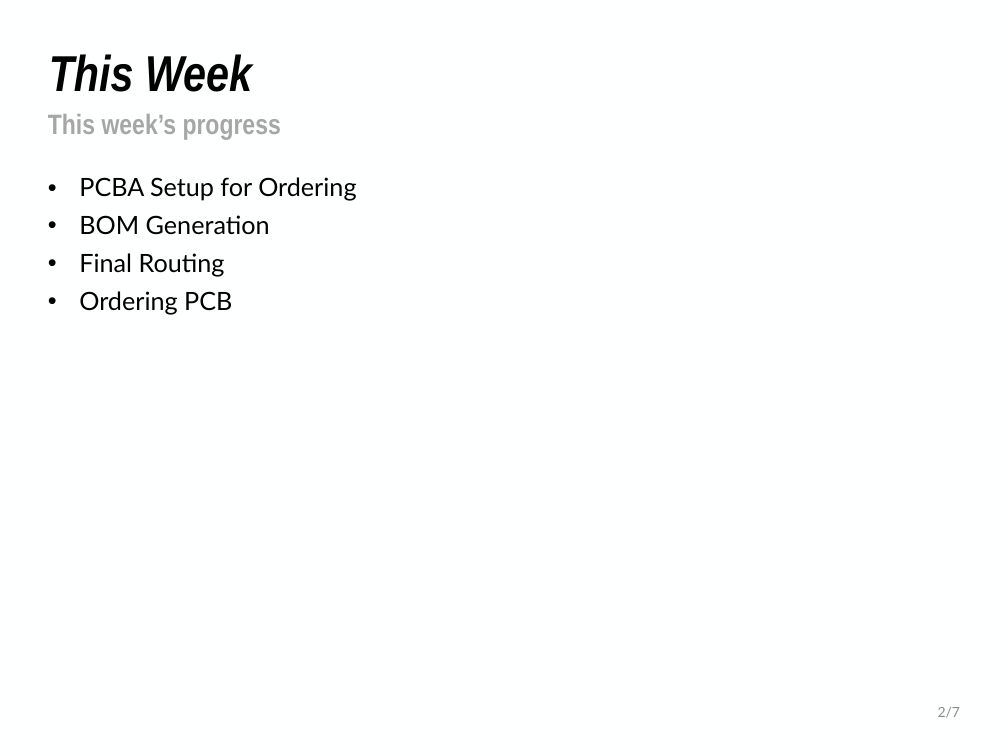
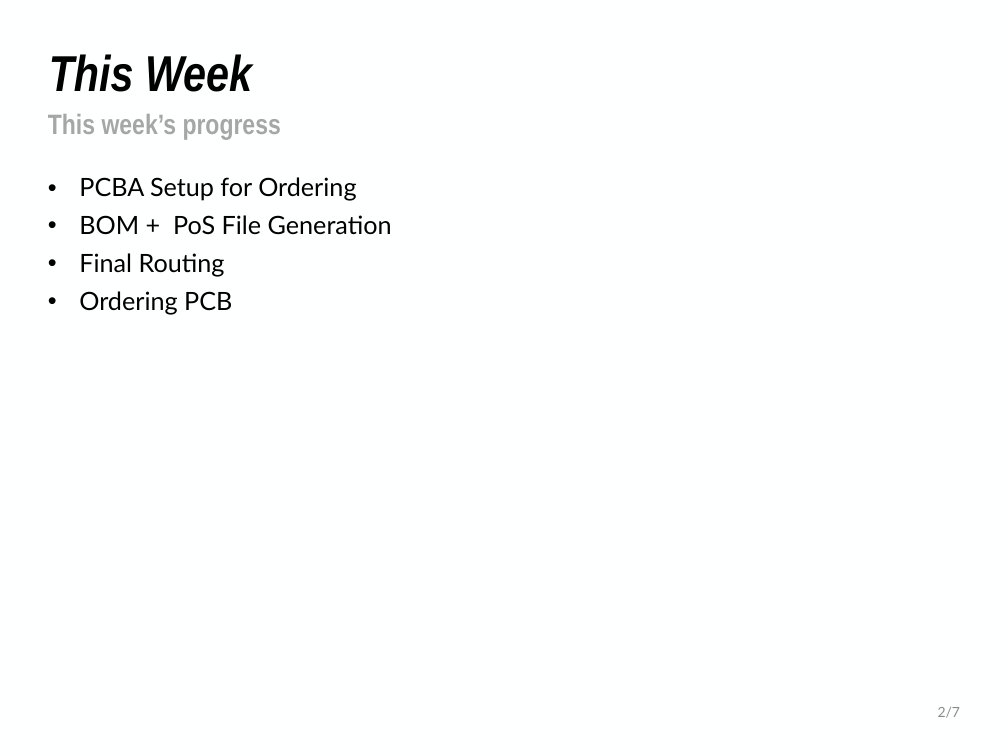
Before and after one commit to NHuang58/Biomedical_Device_PCB, a slide deck: slide 2 of Documentation/Slides/Week_10.pptx. Drawn at 1008x756 pixels with LibreOffice and Linux fonts; fonts in the diff are those of the drawing; background and template pictures are left out. Boxes give left, top, right and bottom in pixels: in the first picture for what was removed or moved away, otherwise in the second. Text is boxed around its words. In the diff, an @@ line names an element or a change of style, - is before the commit and + after.

```diff
--- a/Documentation/Slides/Week_10.pptx
+++ b/Documentation/Slides/Week_10.pptx
@@ text at (79, 215, 392, 235): text changed @@
-• BOM Generation
+• BOM + PoS File Generation
```
Also in this commit, not shown: 5 other slides changed, 1 slide added, 4 other files.
